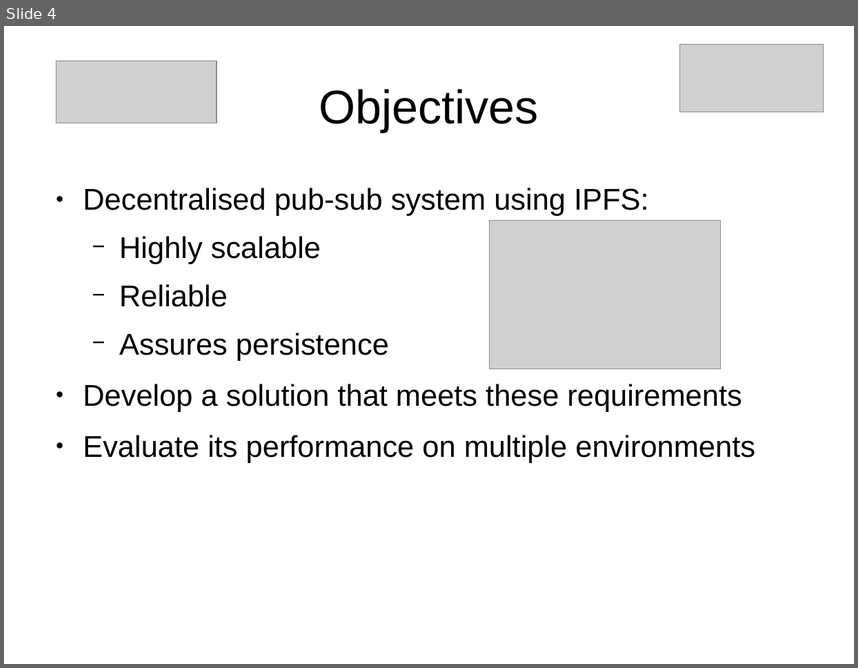
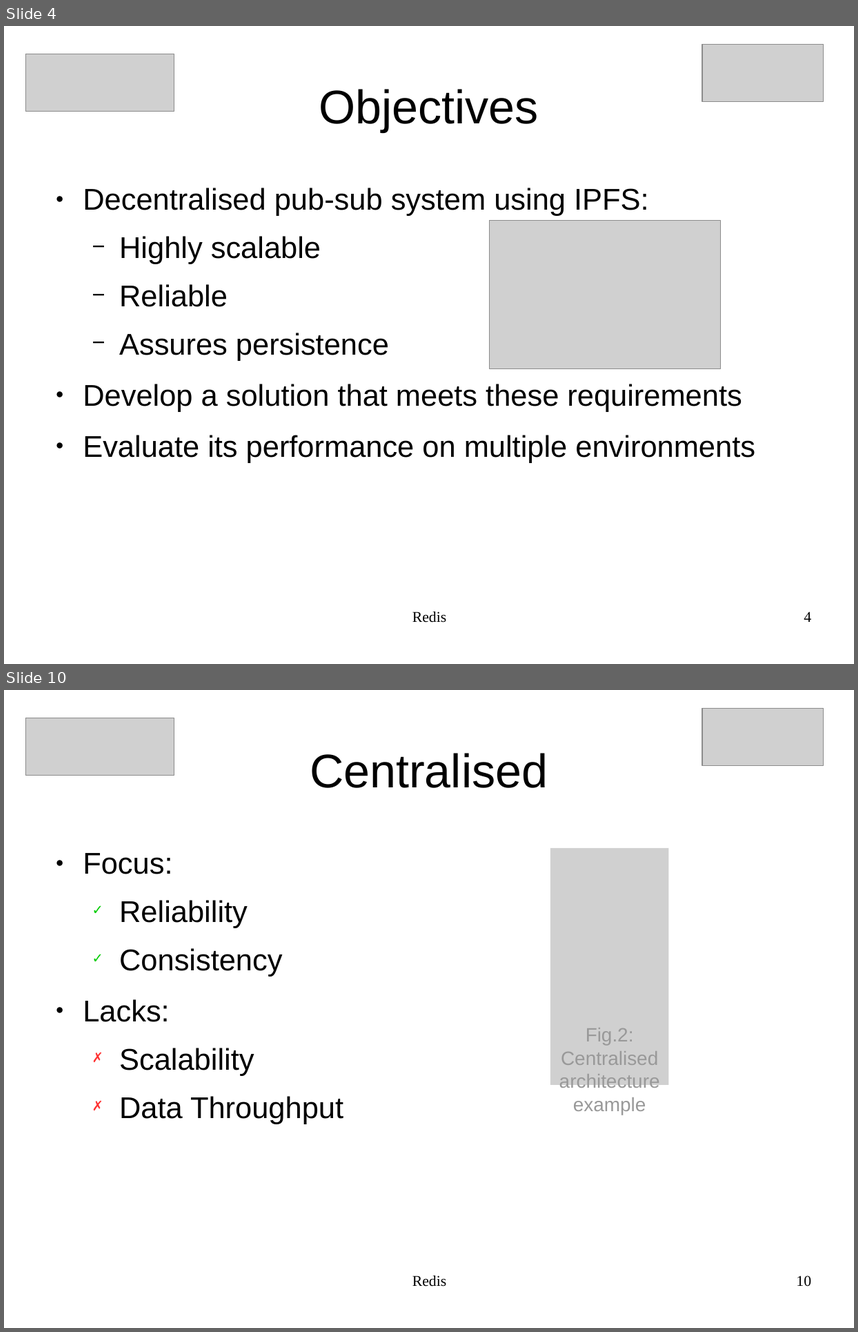
Before and after one commit to JGAntunes/pulsarcast, a slide deck: project-report/presentation.odp. Shown one above the other, each under a label of ours: slide 4 before the commit, slides 4 and 10 after it; the slides between them are not shown. The pictures are 858x668 and 858x1332 pixels, drawn with LibreOffice and Linux fonts; fonts in the diff are those of the drawing; grey boxes stand for pictures. Boxes give left, top, right and bottom in pixels: in the first picture for what was removed or moved away, otherwise in the second. Text is boxed around its words. In the diff, an @@ line names an element or a change of style, - is before the commit and + after.

```diff
--- a/project-report/presentation.odp
+++ b/project-report/presentation.odp
@@ slide 10 added at bbox=[4, 690, 854, 1328], background #FFFFFF @@
@@ picture added at bbox=[703, 709, 825, 766] @@
@@ picture added at bbox=[25, 718, 174, 776] @@
@@ title added at bbox=[310, 753, 548, 788], 44 pt, text #000000 @@
+Centralised
@@ text added at bbox=[83, 853, 343, 1124], 28 pt, text #000000 @@
+● Focus:
+  ✓ Reliability
+  ✓ Consistency
+● Lacks:
+  ✗ Scalability
+  ✗ Data Throughput
@@ picture added at bbox=[551, 848, 670, 1085], 18 pt, text #999999 @@
+Fig.2: Centralised architecture example
@@ text added at bbox=[412, 1275, 447, 1286], 14 pt, text #000000 @@
+Redis
@@ page number added at bbox=[796, 1275, 811, 1286], 14 pt, text #000000 @@
+10
@@ slide 4 changed as well @@
@@ picture: place and size @@
-picture at bbox=[680, 45, 824, 112]
+picture at bbox=[703, 45, 825, 102]
@@ picture: place and size @@
-picture at bbox=[56, 60, 216, 123]
+picture at bbox=[25, 54, 174, 112]
@@ text added at bbox=[412, 611, 447, 622], 14 pt, text #000000 @@
+Redis
@@ page number added at bbox=[804, 611, 811, 621], 14 pt, text #000000 @@
+4
```
Also in this commit, not shown: 2 other slides changed, 7 other slides added, 1 slide removed.
